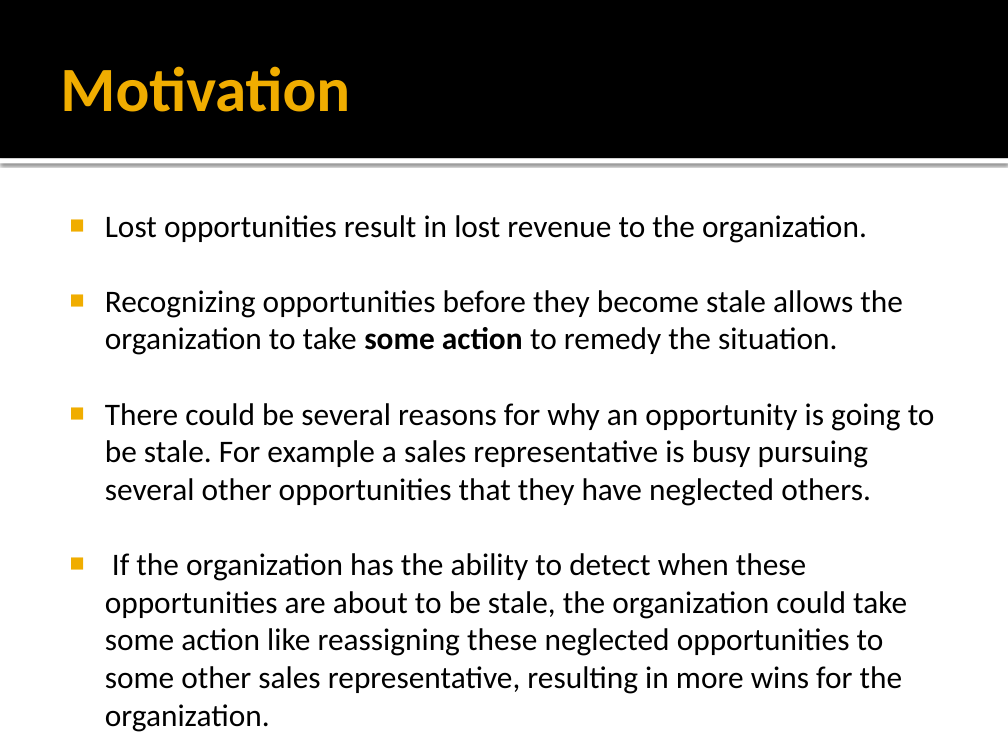
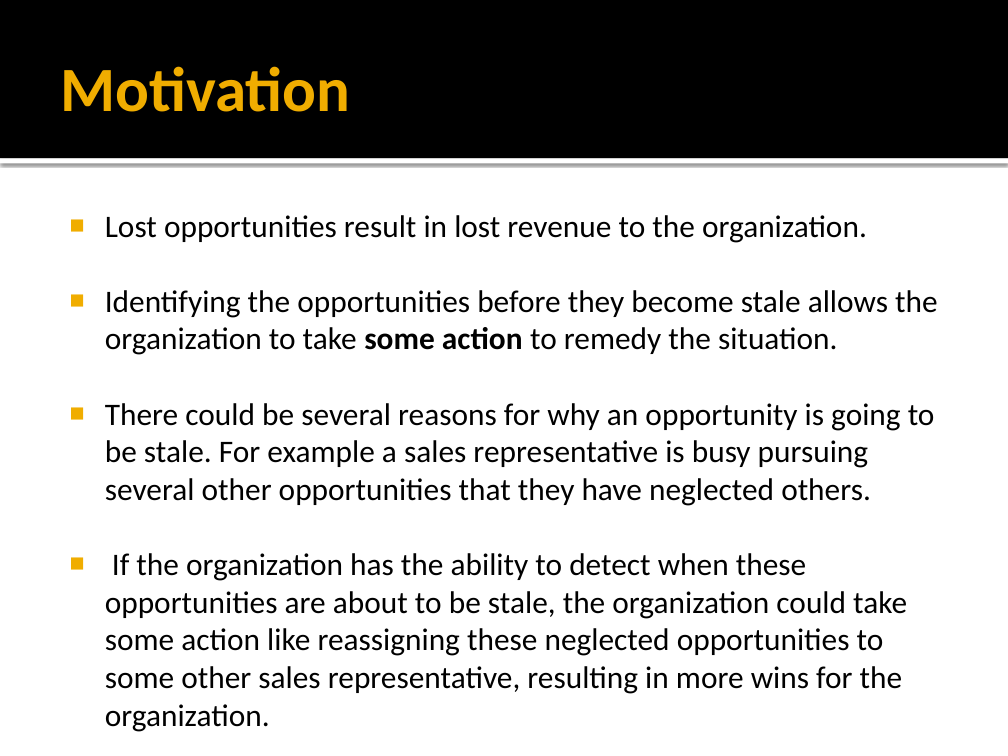
Before and after one commit to habebe/fpx-salesforce-notification, a slide deck: slide 5 of documents/Presentation.pptx. Drawn at 1008x756 pixels with LibreOffice and Linux fonts; fonts in the diff are those of the drawing. Boxes give left, top, right and bottom in pixels: in the first picture for what was removed or moved away, otherwise in the second. Text is boxed around its words. In the diff, an @@ line names an element or a change of style, - is before the commit and + after.

```diff
--- a/documents/Presentation.pptx
+++ b/documents/Presentation.pptx
@@ text at (105,290,938,355): text changed @@
-■ Recognizing opportunities before they become stale allows the organization to take some action to remedy the situation.
+■ Identifying the opportunities before they become stale allows the organization to take some action to remedy the situation.
```
Also in this commit, not shown: 1 other slide changed, 1 slide added, 4 other files.
